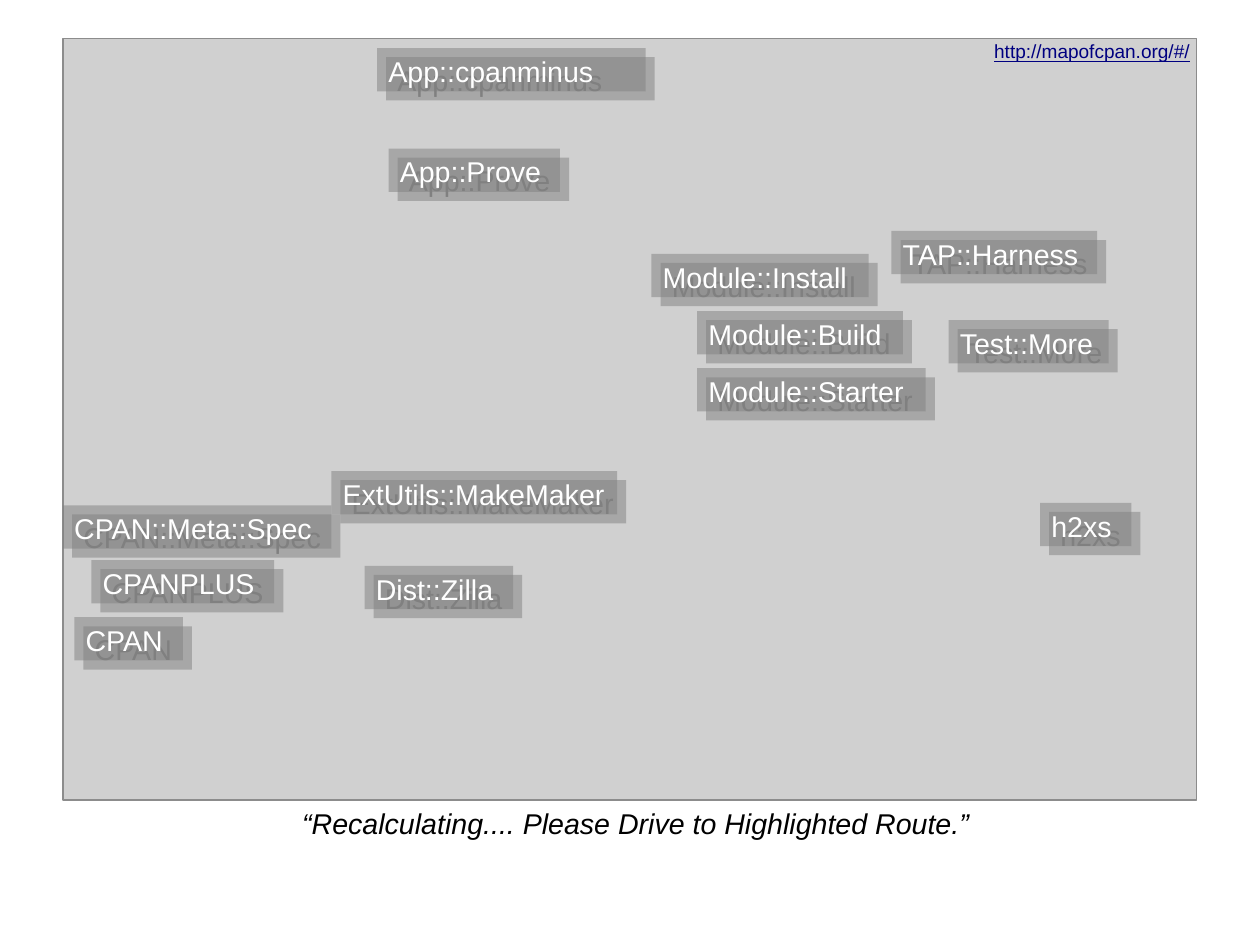
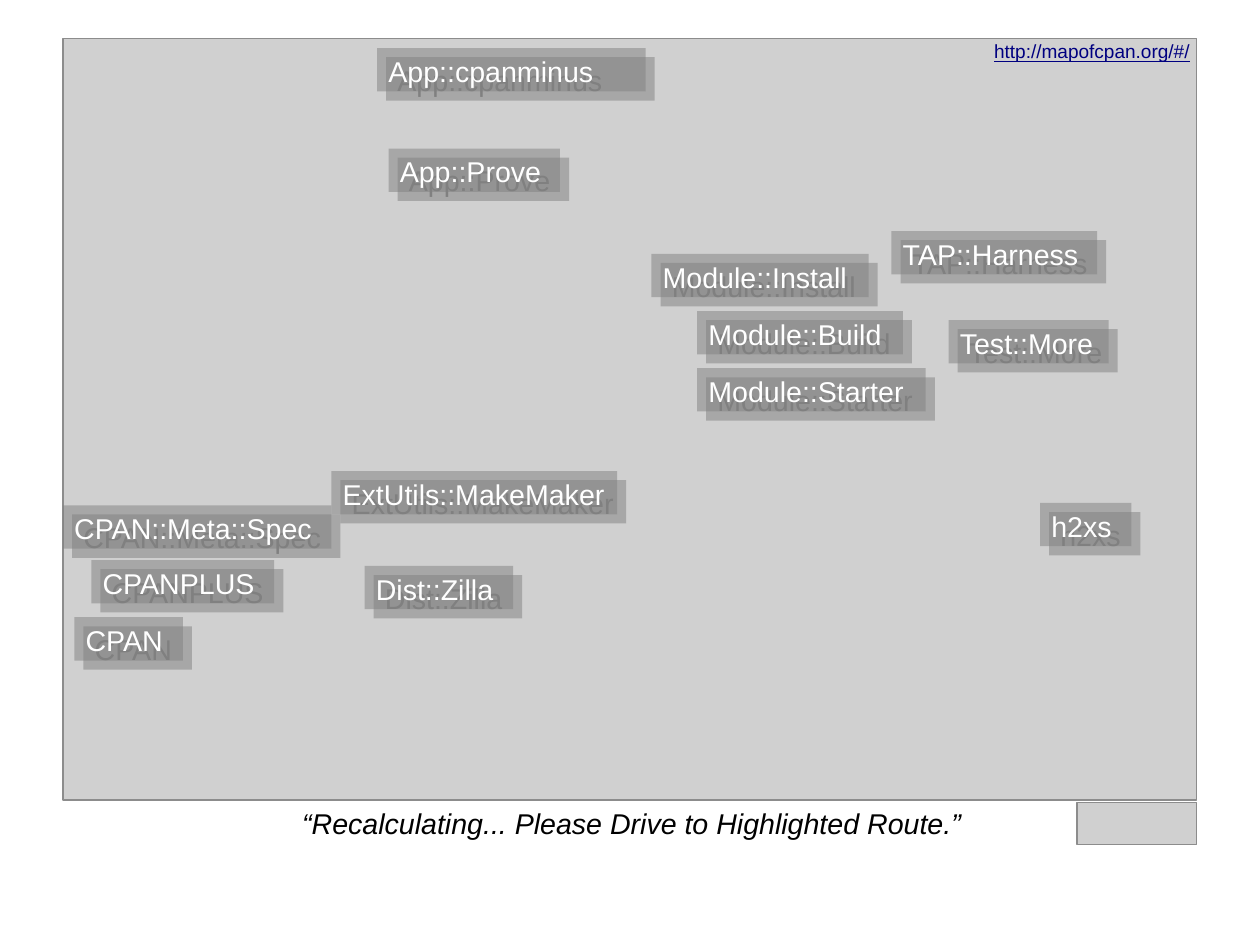
Before and after one commit to daoswald/CPAN-Power-Tools-Talk, a slide deck: slide 4 of PowerTools-I.odp. Drawn at 1260x945 pixels with LibreOffice and Linux fonts; fonts in the diff are those of the drawing; grey boxes stand for pictures. Boxes give left, top, right and bottom in pixels: in the first picture for what was removed or moved away, otherwise in the second. Text is boxed around its words. In the diff, an @@ line names an element or a change of style, - is before the commit and + after.

```diff
--- a/PowerTools-I.odp
+++ b/PowerTools-I.odp
@@ picture added at box(1077, 803, 1197, 845) @@
@@ text at box(302, 813, 961, 839): text changed @@
-“Recalculating.... Please Drive to Highlighted Route.”
+“Recalculating... Please Drive to Highlighted Route.”
```
Also in this commit, not shown: 2 other slides changed, 1 slide added.
